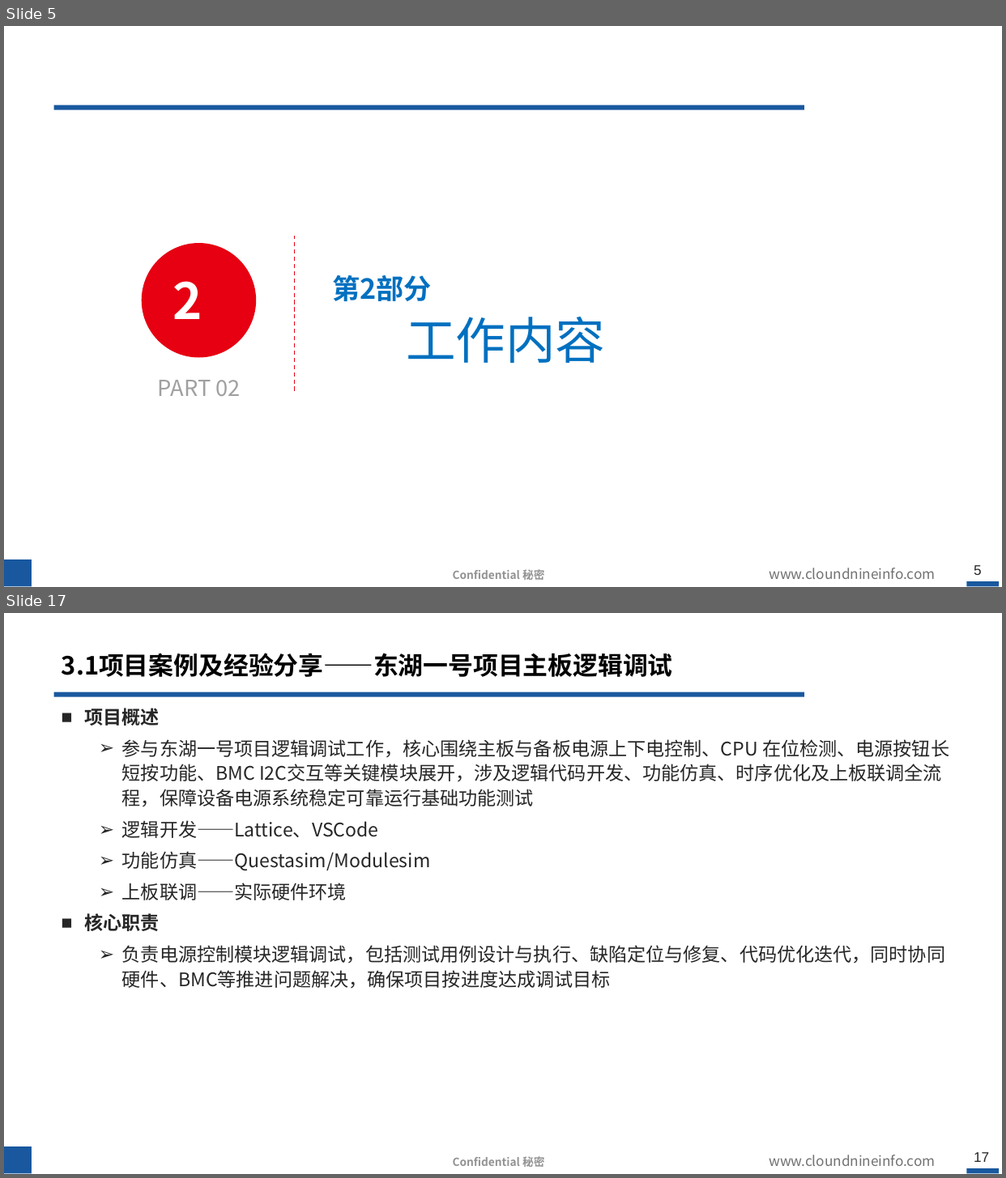
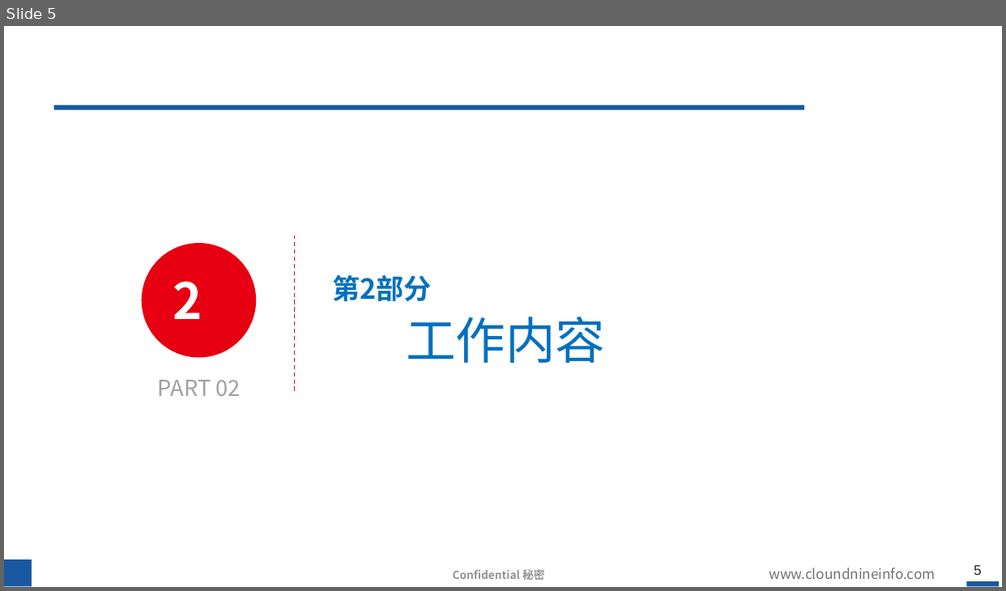
Before and after one commit to hahada-998/Tieta_code, a slide deck: 转正答辩.pptx. Shown one above the other, each under a label of ours: slides 5 and 17 before the commit, slide 5 after it; the slides between them are not shown. The pictures are 1006x1178 and 1006x591 pixels, drawn with LibreOffice and Linux fonts; fonts in the diff are those of the drawing; background and template pictures are left out. Boxes give left, top, right and bottom in pixels: in the first picture for what was removed or moved away, otherwise in the second. Text is boxed around its words. In the diff, an @@ line names an element or a change of style, - is before the commit and + after.

```diff
--- a/转正答辩.pptx
+++ b/转正答辩.pptx
@@ slide 17 removed at <box>4,613,1002,1174</box>, background #FFFFFF; not listed: 6 template elements that a slide beside it also shows @@
@@ title removed at <box>62,653,673,677</box> @@
-3.1项目案例及经验分享——东湖一号项目主板逻辑调试
@@ text removed at <box>85,708,949,989</box> @@
-■ 项目概述
-  ➢ 参与东湖一号项目逻辑调试工作，核心围绕主板与备板电源上下电控制、CPU 在位检测、电源按钮长短按功能、BMC I2C交互等关键模块展开，涉及逻辑代码开发、功能仿真、时序优化及上板联调全流程，保障设备电源系统稳定可靠运行基础功能测试
-  ➢ 逻辑开发——Lattice、VSCode
-  ➢ 功能仿真——Questasim/Modulesim
-  ➢ 上板联调——实际硬件环境
-  ■ 核心职责
-  ➢ 负责电源控制模块逻辑调试，包括测试用例设计与执行、缺陷定位与修复、代码优化迭代，同时协同硬件、BMC等推进问题解决，确保项目按进度达成调试目标
```
Also in this commit, not shown: 8 slides changed, 3 slides added, 25 other slides removed, 2 other files.
